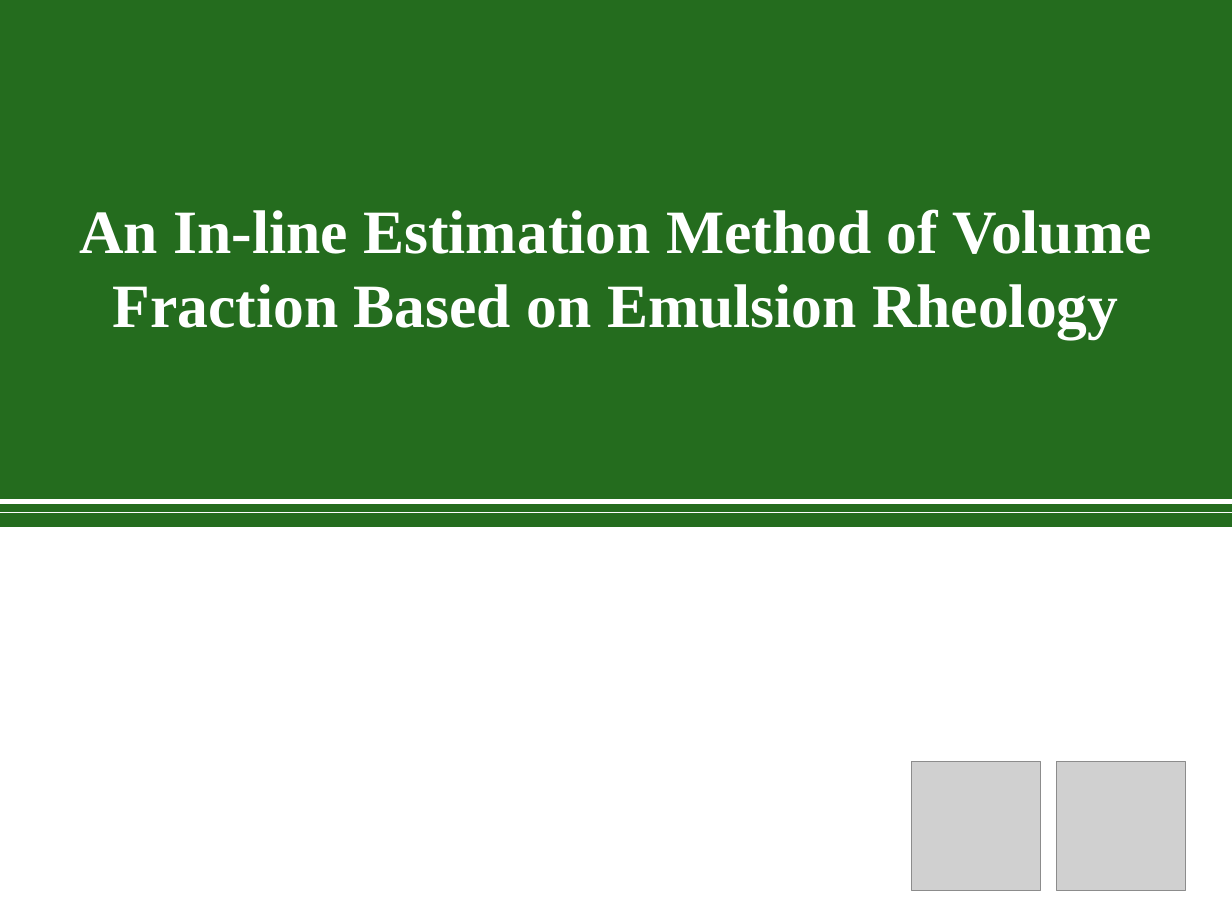
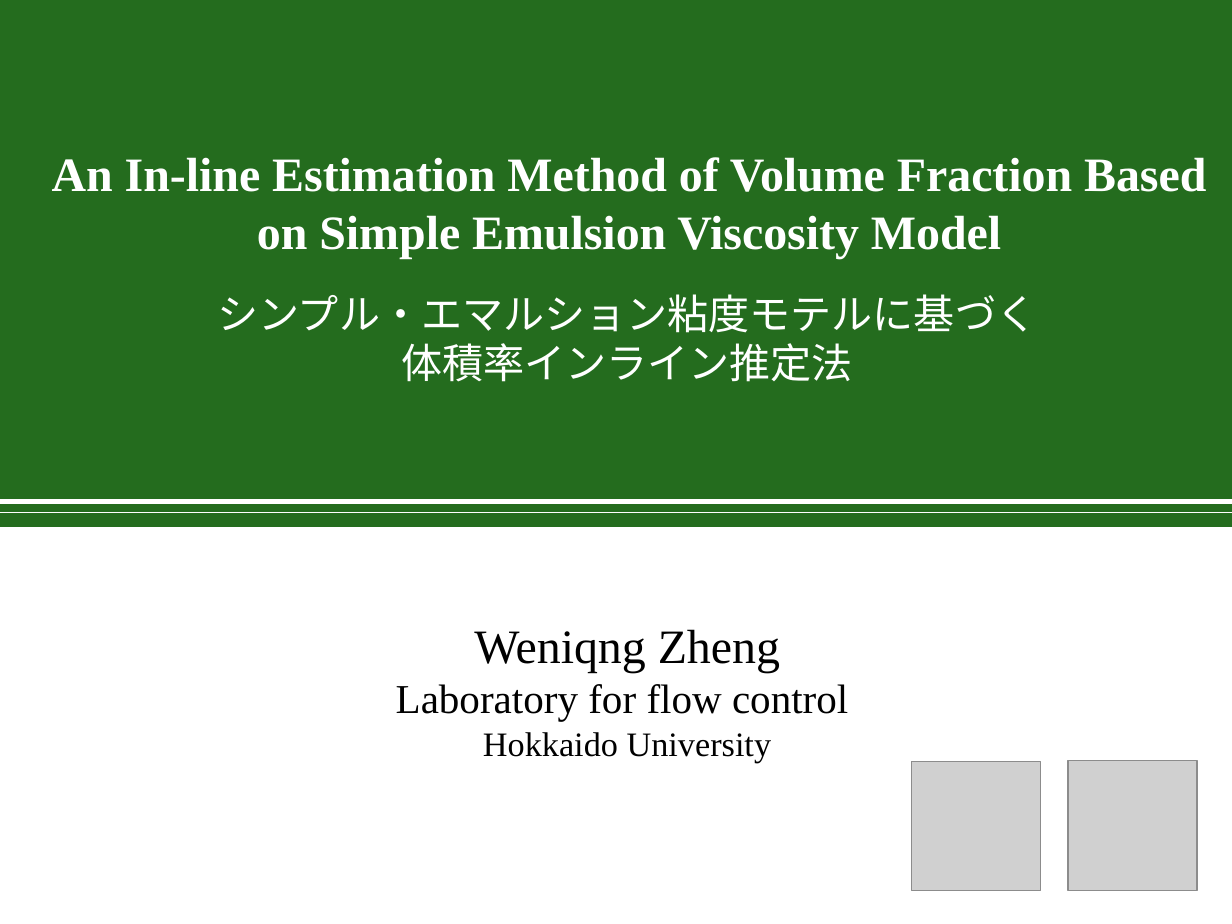
Before and after one commit to lirifuzui/UVPReader, a slide deck: slide 1 of RM_01.pptx. Drawn at 1232x924 pixels with LibreOffice and Linux fonts; fonts in the diff are those of the drawing; grey boxes stand for pictures. Boxes give left, top, right and bottom in pixels: in the first picture for what was removed or moved away, otherwise in the second. Text is boxed around its words. In the diff, an @@ line names an element or a change of style, - is before the commit and + after.

```diff
--- a/RM_01.pptx
+++ b/RM_01.pptx
@@ text at (x1=52, y1=157, x2=1206, y2=258): text changed; size 36 to 28 pt @@
-An In-line Estimation Method of Volume Fraction Based on Emulsion Rheology
+An In-line Estimation Method of Volume Fraction Based on Simple Emulsion Viscosity Model
@@ text added at (x1=217, y1=294, x2=1037, y2=382), 24 pt, text #FFFFFF @@
+シンプル・エマルション粘度モテルに基づく体積率インライン推定法
@@ text added at (x1=396, y1=629, x2=848, y2=763), 24 pt, text #000000 @@
+Weniqng Zheng
+Laboratory for flow control
+Hokkaido University
@@ picture moved from (x1=1057, y1=761, x2=1186, y2=891) to (x1=1068, y1=760, x2=1198, y2=890) @@
```
Also in this commit, not shown: 6 other slides changed, 1 other file.
